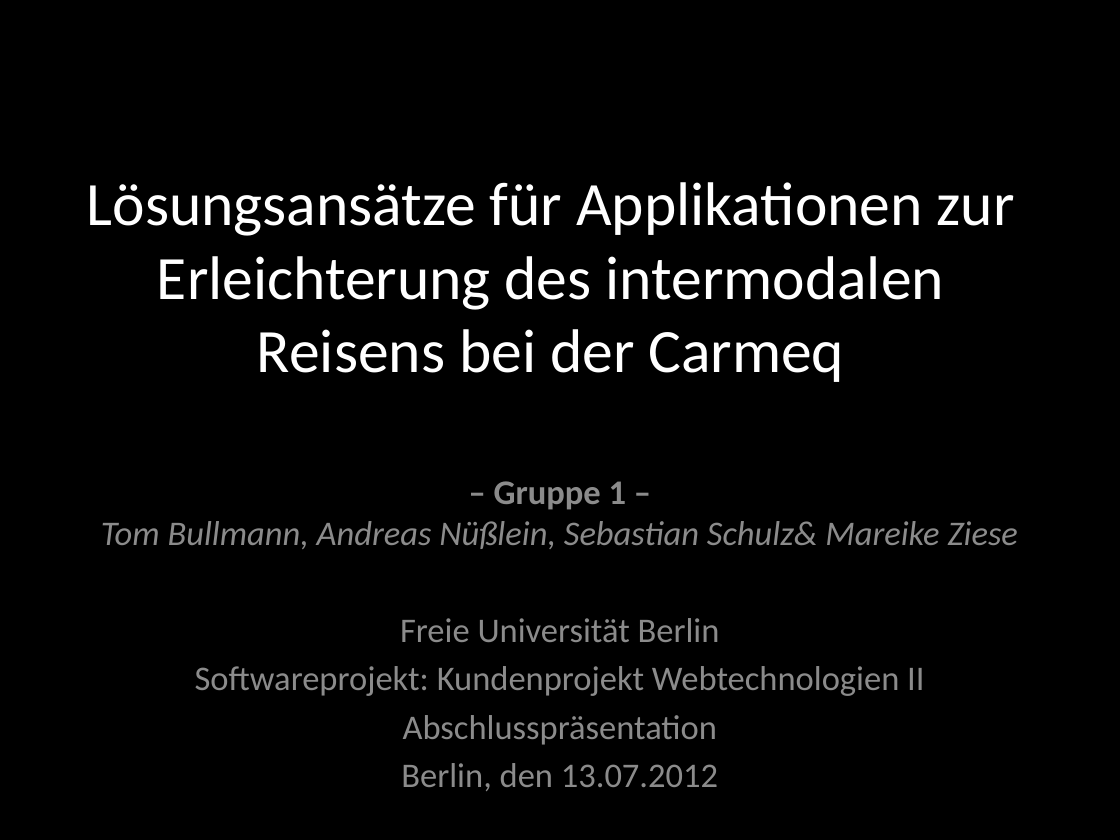
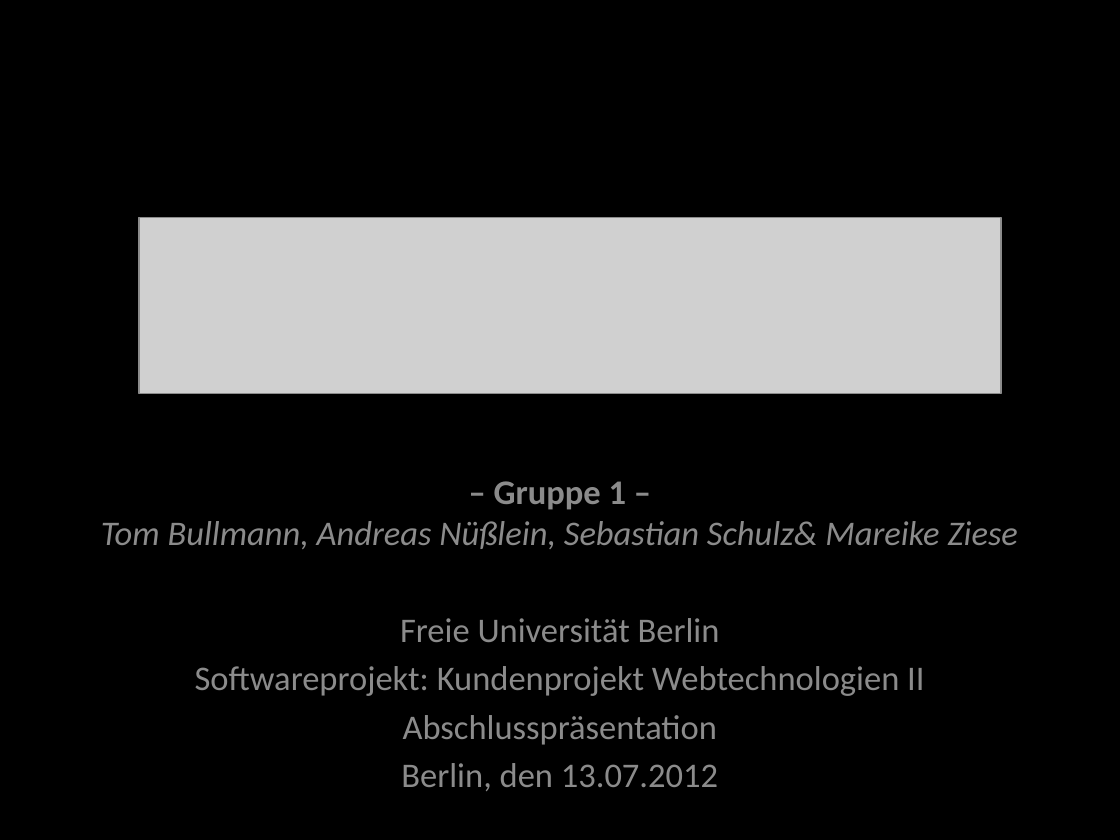
Before and after one commit to andreasnuesslein/swp_kp2_2012_gruppe1, a slide deck: slide 1 of Abschluss-Praesentation/vorlage.pptx. Drawn at 1120x840 pixels with LibreOffice and Linux fonts; fonts in the diff are those of the drawing; grey boxes stand for pictures; background and template pictures are left out. Boxes give left, top, right and bottom in pixels: in the first picture for what was removed or moved away, otherwise in the second. Text is boxed around its words. In the diff, an @@ line names an element or a change of style, - is before the commit and + after.

```diff
--- a/Abschluss-Praesentation/vorlage.pptx
+++ b/Abschluss-Praesentation/vorlage.pptx
@@ title removed at [87, 182, 1015, 382] @@
-Lösungsansätze für Applikationen zur Erleichterung des intermodalen Reisens bei der Carmeq
@@ picture added at [139, 217, 1001, 393] @@
```
Also in this commit, not shown: 2 other slides changed, 2 other files.
